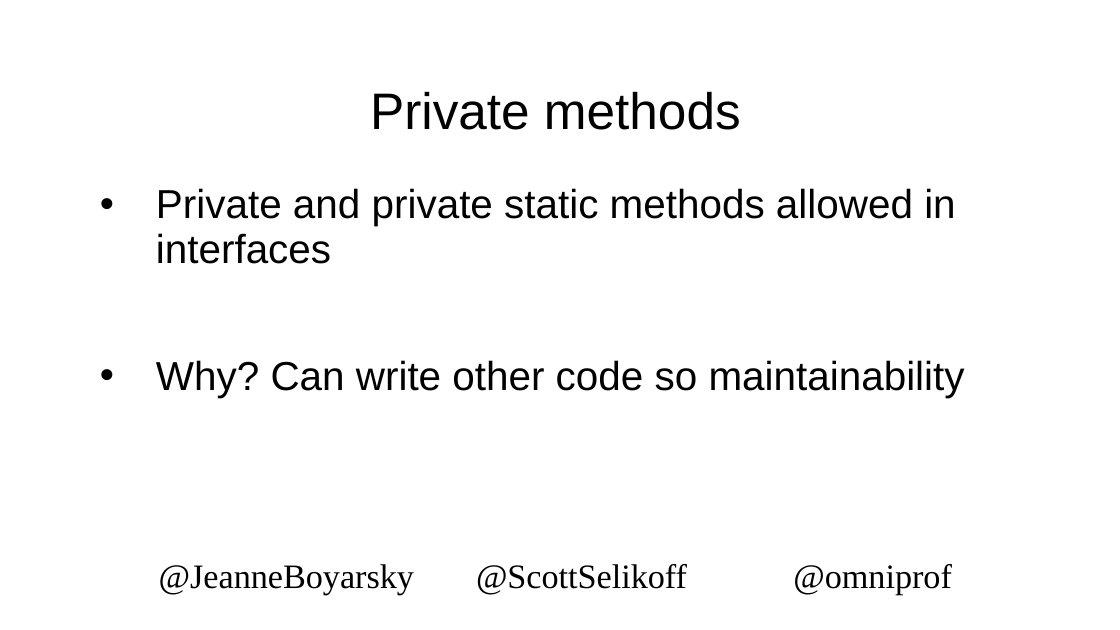
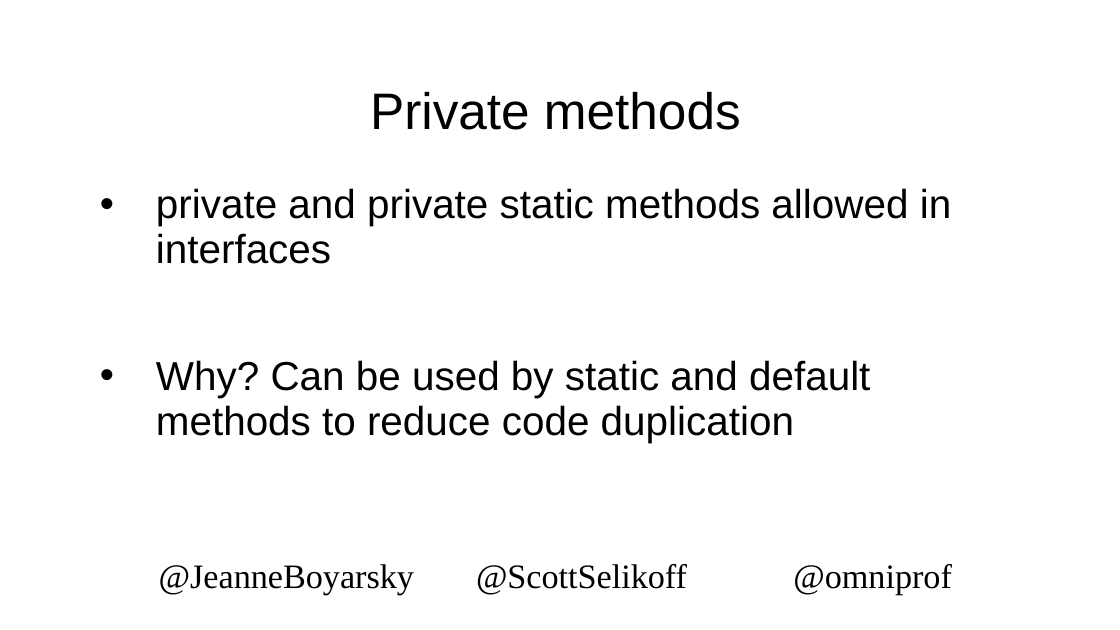
Before and after one commit to boyarsky/2019-oraclecodeone-cert-hol, a slide deck: slide 28 of 2019-OracleCodeOne-HOL.pptx. Drawn at 1120x630 pixels with LibreOffice and Linux fonts; fonts in the diff are those of the drawing; background and template pictures are left out. Boxes give left, top, right and bottom in pixels: in the first picture for what was removed or moved away, otherwise in the second. Text is boxed around its words. In the diff, an @@ line names an element or a change of style, - is before the commit and + after.

```diff
--- a/2019-OracleCodeOne-HOL.pptx
+++ b/2019-OracleCodeOne-HOL.pptx
@@ text at (156,188,951,443): text changed @@
-• Private and private static methods allowed in interfaces
-• Why? Can write other code so maintainability
+• private and private static methods allowed in interfaces
+• Why? Can be used by static and default methods to reduce code duplication
```
Also in this commit, not shown: 10 other slides changed.
